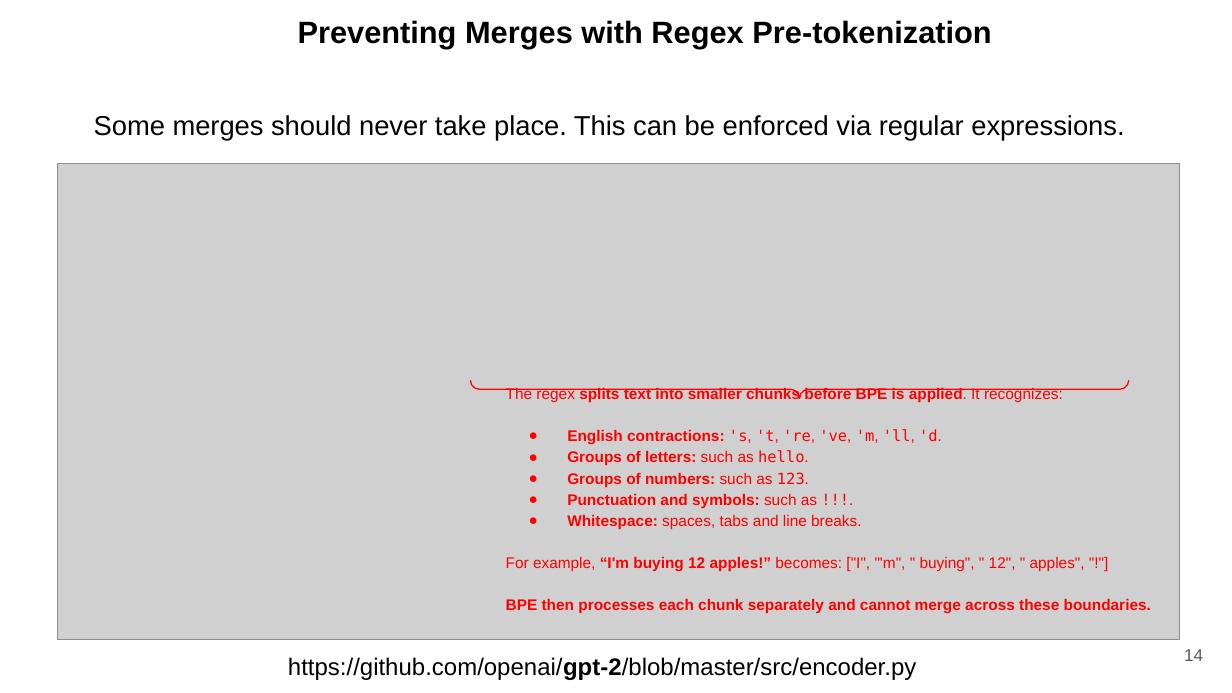
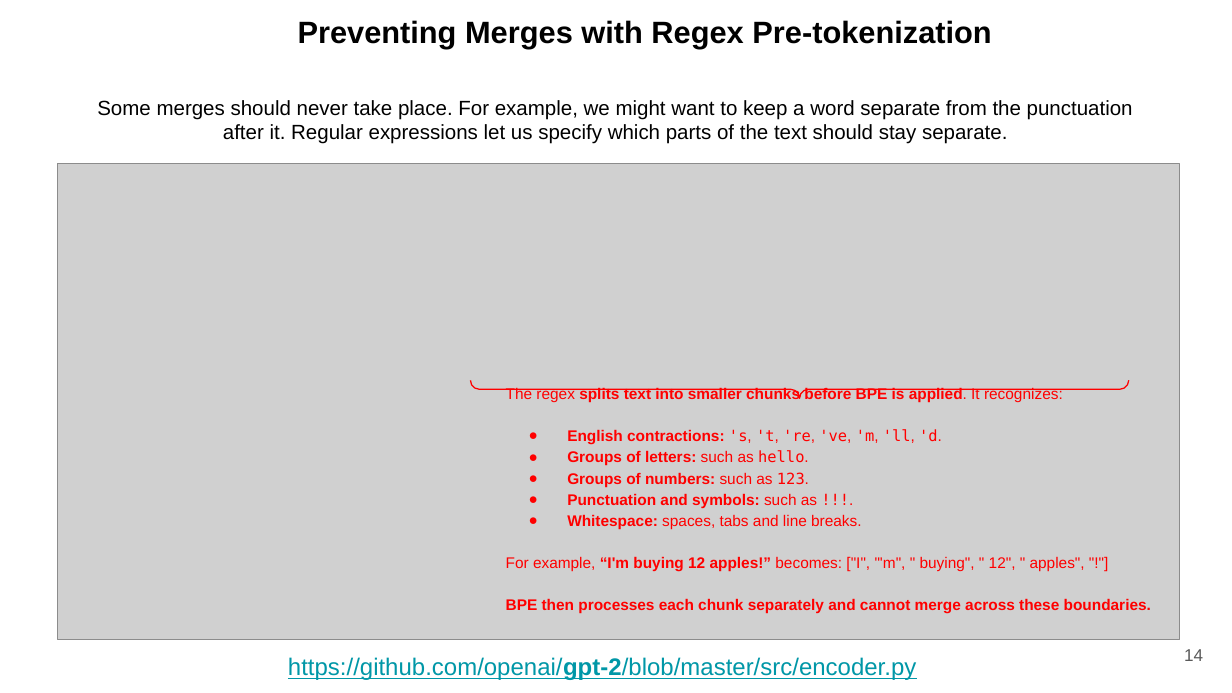
Before and after one commit to ducspe/DCPresentations, a slide deck: slide 14 of UnderstandingTokenization/UnderstandingTokenization.pptx. Drawn at 1232x693 pixels with LibreOffice and Linux fonts; fonts in the diff are those of the drawing; grey boxes stand for pictures. Boxes give left, top, right and bottom in pixels: in the first picture for what was removed or moved away, otherwise in the second. Text is boxed around its words. In the diff, an @@ line names an element or a change of style, - is before the commit and + after.

```diff
--- a/UnderstandingTokenization/UnderstandingTokenization.pptx
+++ b/UnderstandingTokenization/UnderstandingTokenization.pptx
@@ text at bbox=[97, 100, 1133, 144]: text changed; size 16 to 12 pt @@
-Some merges should never take place. This can be enforced via regular expressions.
+Some merges should never take place. For example, we might want to keep a word separate from the punctuation after it. Regular expressions let us specify which parts of the text should stay separate.
@@ text "https://github.com/openai/gpt-2/blob/master/src/encoder.py" at bbox=[288, 657, 916, 680]: text colour #000000 to #0097A7, underline on @@
```
Also in this commit, not shown: 10 other slides changed, 10 other files.
